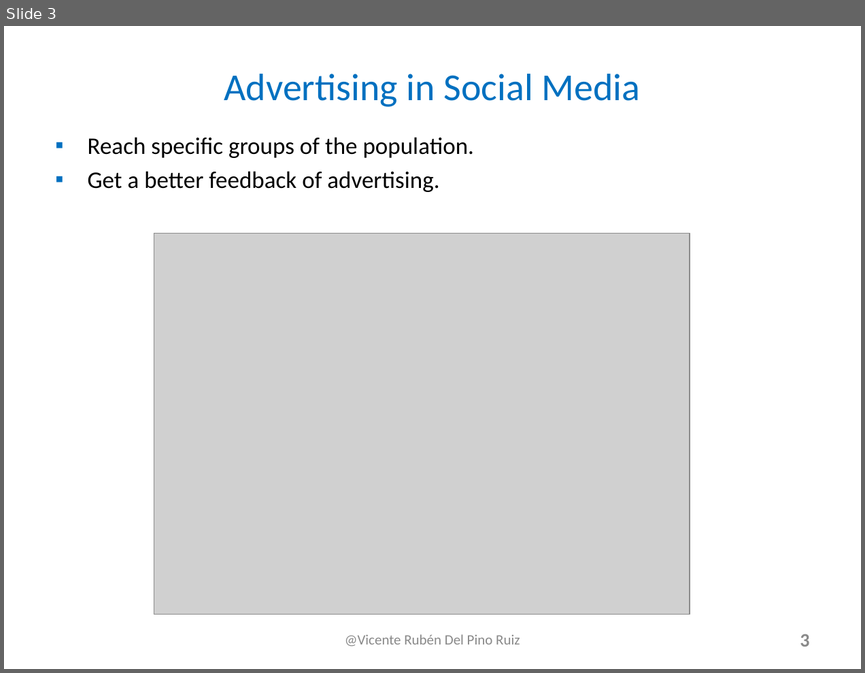
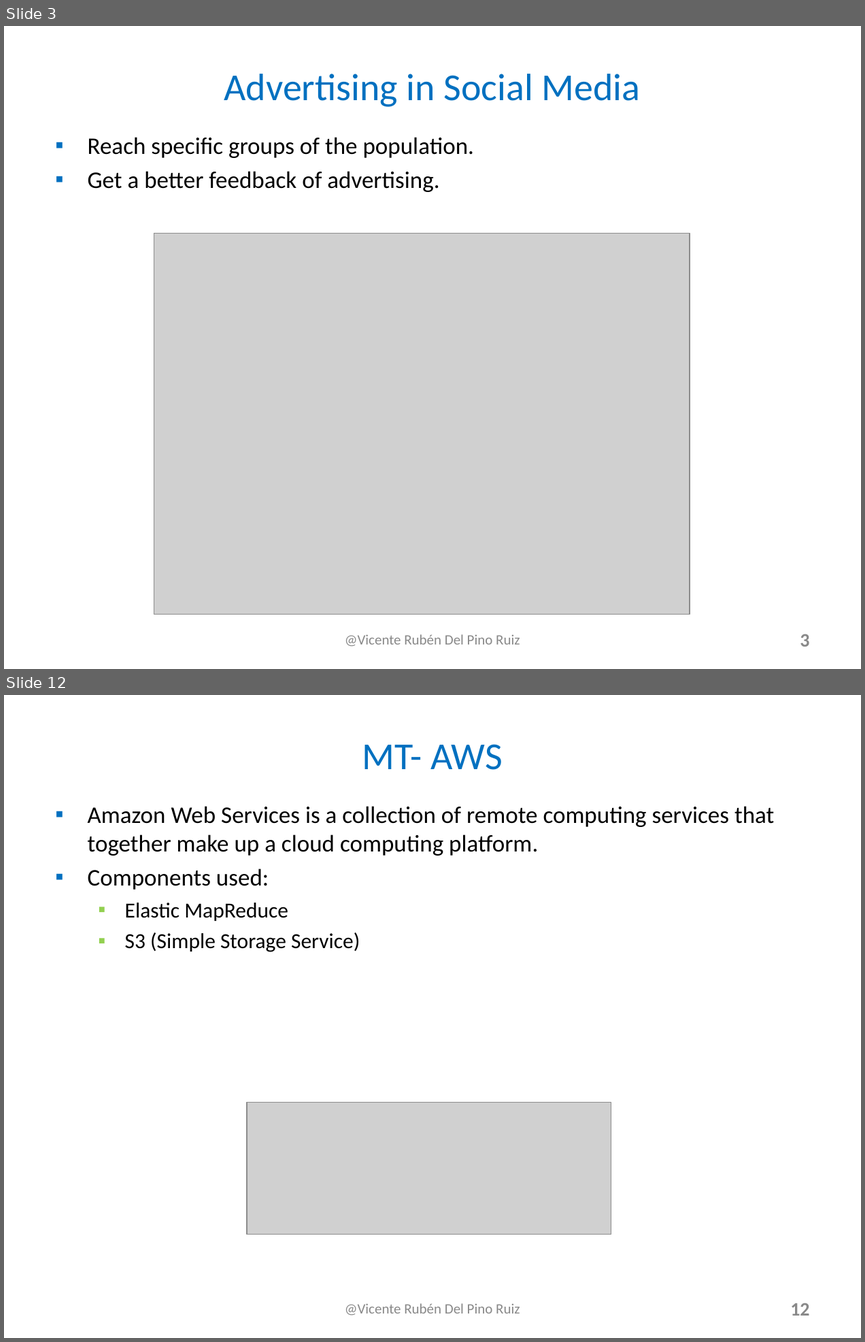
Before and after one commit to MovieTrender/Documentation, a slide deck: Big Data Case Study in Social Media.ppt. Shown one above the other, each under a label of ours: slide 3 before the commit, slides 3 and 12 after it; the slides between them are not shown. The pictures are 865x673 and 865x1342 pixels, drawn with LibreOffice and Linux fonts; fonts in the diff are those of the drawing; grey boxes stand for pictures. Boxes give left, top, right and bottom in pixels: in the first picture for what was removed or moved away, otherwise in the second. Text is boxed around its words. In the diff, an @@ line names an element or a change of style, - is before the commit and + after.

```diff
--- a/Big Data Case Study in Social Media.ppt
+++ b/Big Data Case Study in Social Media.ppt
@@ slide 12 added at (4,695,861,1338), background #FFFFFF @@
@@ title added at (362,744,502,770), 32 pt, text #0070C0 @@
+MT- AWS
@@ text added at (88,806,774,952), 20 pt, text #000000 @@
+▪ Amazon Web Services is a collection of remote computing services that together make up a cloud computing platform.
+▪ Components used:
+  ▪ Elastic MapReduce
+  ▪ S3 (Simple Storage Service)
@@ picture added at (247,1102,611,1234) @@
@@ text added at (345,1303,519,1315), 12 pt, text #898989 @@
+@Vicente Rubén Del Pino Ruiz
@@ page number added at (790,1303,809,1315), 16 pt, text #898989, bold @@
+12
```
Also in this commit, not shown: 10 slides changed, 2 other slides added, 3 slides removed, 1 other file.
